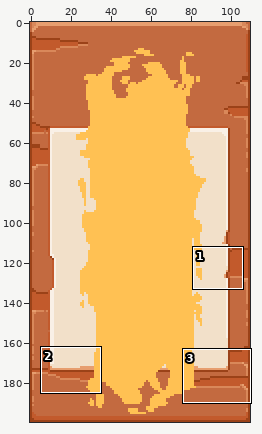
One commit to this sprite sheet: res/UI/CharacterSelect/Slot04.png. The picture above shows the old version from afar; the outline marks the close-up.
Close-up. Before the edit:
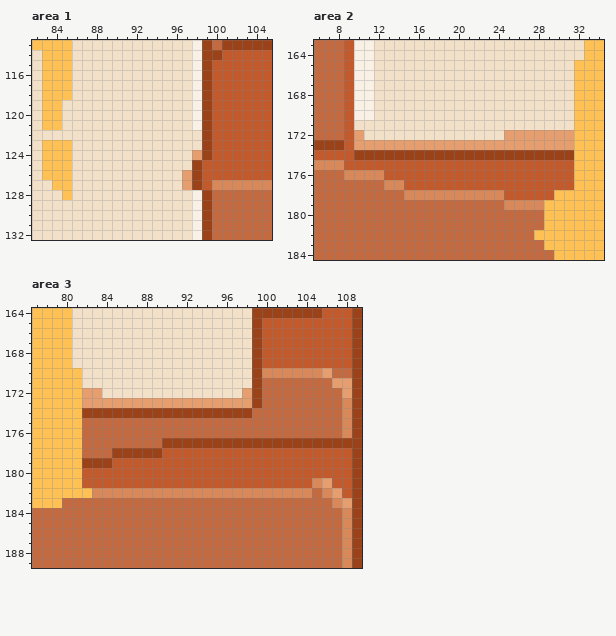
The file is 110x200 pixels. Shown: area 1: x 82..105, y 113..132; area 2: x 6..34, y 163..184; area 3: x 77..109, y 164..189. The commit also changed other parts of the picture, which this record leaves out.
The same view after the edit:
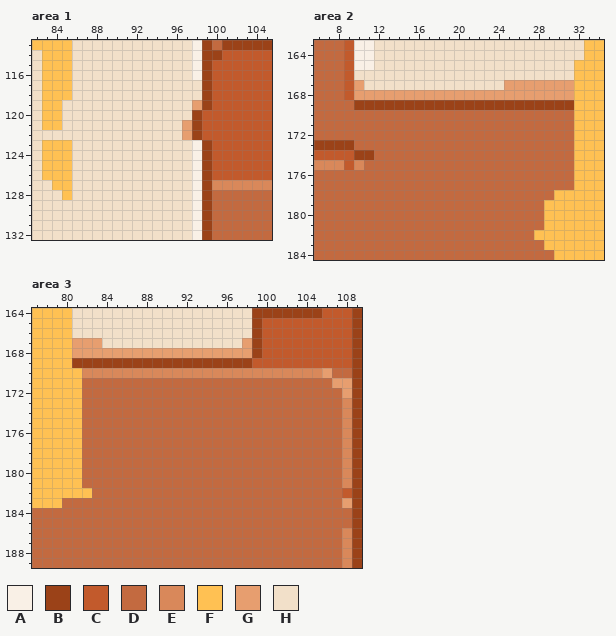
Palette (. is transparent): A #f9f0e6  B #9b4218  C #c25a2c  D #c36a40  E #d9885a  F #ffc153  G #e79e6f  H #f2e0c9
Diff:
--- area 1
@@ x 95..101 @@
 116 HHHABCC
-117 HHHABCC
-118 HHHABCC
-119 HHHABCC
-120 HHHABCC
-121 HHHABCC
-122 HHHHBCC
-123 HHHHBCC
-124 HHHGBCC
-125 HHHBCCC
-126 HHGBCCC
-127 HHGBCEE
+117 HHHHBCC
+118 HHHHBCC
+119 HHHGBCC
+120 HHHBCCC
+121 HHGBCCC
+122 HHGBCCC
+123 HHHABCC
+124 HHHABCC
+125 HHHABCC
+126 HHHABCC
+127 HHHABEE
 128 HHHABDD
--- area 2
@@ x 6..34 @@
 165 DDDCAAHHHHHHHHHHHHHHHHHHHHFFF
-166 DDDCAAHHHHHHHHHHHHHHHHHHHHFFF
-167 DDDCAAHHHHHHHHHHHHHHHHHHHHFFF
-168 DDDCAAHHHHHHHHHHHHHHHHHHHHFFF
-169 DDDCAAHHHHHHHHHHHHHHHHHHHHFFF
-170 DDDCAAHHHHHHHHHHHHHHHHHHHHFFF
-171 DDDCHHHHHHHHHHHHHHHHHHHHHHFFF
-172 DDDCGHHHHHHHHHHHHHHGGGGGGGFFF
-173 BBBCGGGGGGGGGGGGGGGGGGGGGGFFF
-174 CCCCBBBBBBBBBBBBBBBBBBBBBBFFF
-175 EEECCCCCCCCCCCCCCCCCCCCCCCFFF
-176 DDDEEEECCCCCCCCCCCCCCCCCCCFFF
-177 DDDDDDDEECCCCCCCCCCCCCCCCCFFF
-178 DDDDDDDDDEEEEEEEEEECCCCCFFFFF
-179 DDDDDDDDDDDDDDDDDDDEEEEFFFFFF
+166 DDDCHHHHHHHHHHHHHHHHHHHHHHFFF
+167 DDDCGHHHHHHHHHHHHHHGGGGGGGFFF
+168 DDDCGGGGGGGGGGGGGGGGGGGGGGFFF
+169 DDDDBBBBBBBBBBBBBBBBBBBBBBFFF
+170 DDDDDDDDDDDDDDDDDDDDDDDDDDFFF
+171 DDDDDDDDDDDDDDDDDDDDDDDDDDFFF
+172 DDDDDDDDDDDDDDDDDDDDDDDDDDFFF
+173 BBBBDDDDDDDDDDDDDDDDDDDDDDFFF
+174 CCCCBBDDDDDDDDDDDDDDDDDDDDFFF
+175 EEECEDDDDDDDDDDDDDDDDDDDDDFFF
+176 DDDDDDDDDDDDDDDDDDDDDDDDDDFFF
+177 DDDDDDDDDDDDDDDDDDDDDDDDDDFFF
+178 DDDDDDDDDDDDDDDDDDDDDDDDFFFFF
+179 DDDDDDDDDDDDDDDDDDDDDDDFFFFFF
 180 DDDDDDDDDDDDDDDDDDDDDDDFFFFFF
--- area 3
@@ x 77..109 @@
 166 FFFFHHHHHHHHHHHHHHHHHHBCCCCCCCCCB
-167 FFFFHHHHHHHHHHHHHHHHHHBCCCCCCCCCB
-168 FFFFHHHHHHHHHHHHHHHHHHBCCCCCCCCCB
-169 FFFFHHHHHHHHHHHHHHHHHHBCCCCCCCCCB
-170 FFFFFHHHHHHHHHHHHHHHHHBEEEEEEGDDB
-171 FFFFFHHHHHHHHHHHHHHHHHBDDDDDDDGGB
-172 FFFFFGGHHHHHHHHHHHHHHGBDDDDDDDDGB
-173 FFFFFGGGGGGGGGGGGGGGGGBDDDDDDDDEB
-174 FFFFFBBBBBBBBBBBBBBBBBDDDDDDDDDEB
+167 FFFFGGGHHHHHHHHHHHHHHGBCCCCCCCCCB
+168 FFFFGGGGGGGGGGGGGGGGGGBCCCCCCCCCB
+169 FFFFBBBBBBBBBBBBBBBBBBCCCCCCCCCCB
+170 FFFFFEEEEEEEEEEEEEEEEEEEEEEEEGDDB
+171 FFFFFDDDDDDDDDDDDDDDDDDDDDDDDDGGB
+172 FFFFFDDDDDDDDDDDDDDDDDDDDDDDDDDGB
+173 FFFFFDDDDDDDDDDDDDDDDDDDDDDDDDDEB
+174 FFFFFDDDDDDDDDDDDDDDDDDDDDDDDDDEB
 175 FFFFFDDDDDDDDDDDDDDDDDDDDDDDDDDEB
 176 FFFFFDDDDDDDDDDDDDDDDDDDDDDDDDDEB
-177 FFFFFDDDDDDDDBBBBBBBBBBBBBBBBBBBB
-178 FFFFFDDDBBBBBCCCCCCCCCCCCCCCCCCCB
-179 FFFFFBBBCCCCCCCCCCCCCCCCCCCCCCCCB
-180 FFFFFCCCCCCCCCCCCCCCCCCCCCCCCCCCB
-181 FFFFFCCCCCCCCCCCCCCCCCCCCCCCEGCCB
-182 FFFFFFEEEEEEEEEEEEEEEEEEEEEEDEGCB
-183 FFFDDDDDDDDDDDDDDDDDDDDDDDDDDDEGB
-184 DDDDDDDDDDDDDDDDDDDDDDDDDDDDDDDEB
-185 DDDDDDDDDDDDDDDDDDDDDDDDDDDDDDDEB
+177 FFFFFDDDDDDDDDDDDDDDDDDDDDDDDDDEB
+178 FFFFFDDDDDDDDDDDDDDDDDDDDDDDDDDEB
+179 FFFFFDDDDDDDDDDDDDDDDDDDDDDDDDDEB
+180 FFFFFDDDDDDDDDDDDDDDDDDDDDDDDDDEB
+181 FFFFFDDDDDDDDDDDDDDDDDDDDDDDDDDEB
+182 FFFFFFDDDDDDDDDDDDDDDDDDDDDDDDDCB
+183 FFFDDDDDDDDDDDDDDDDDDDDDDDDDDDDGB
+184 DDDDDDDDDDDDDDDDDDDDDDDDDDDDDDDDB
+185 DDDDDDDDDDDDDDDDDDDDDDDDDDDDDDDDB
 186 DDDDDDDDDDDDDDDDDDDDDDDDDDDDDDDEB
Where, in picture pixels (left, top, right, bottom), the same in both close-ups:
changed: (182, 80, 212, 190)
changed: (344, 70, 574, 210)
changed: (72, 338, 352, 528)
